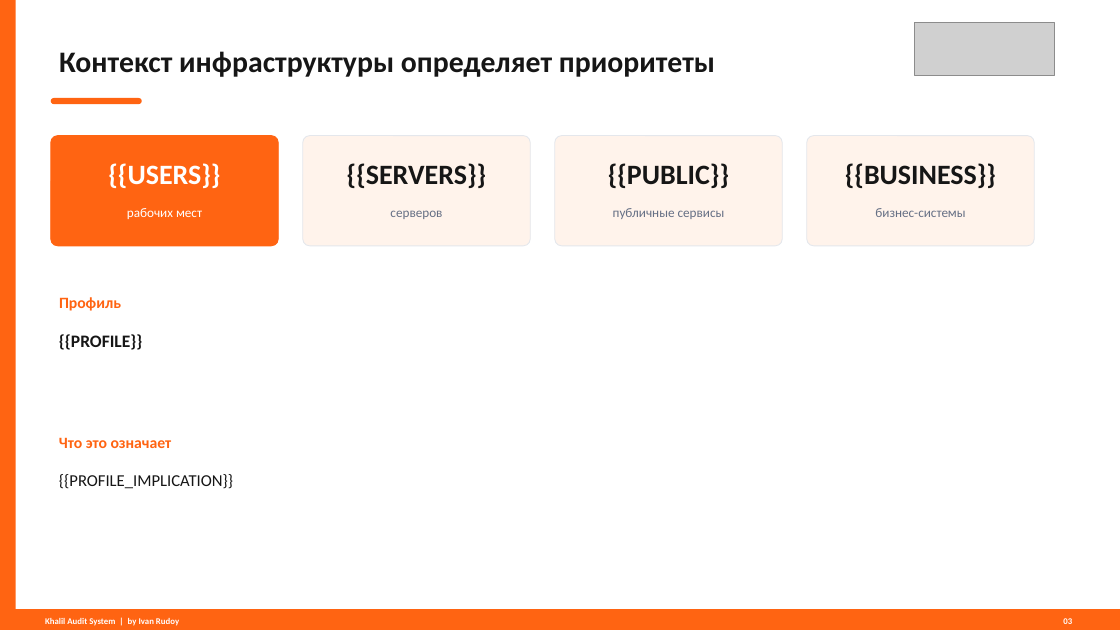
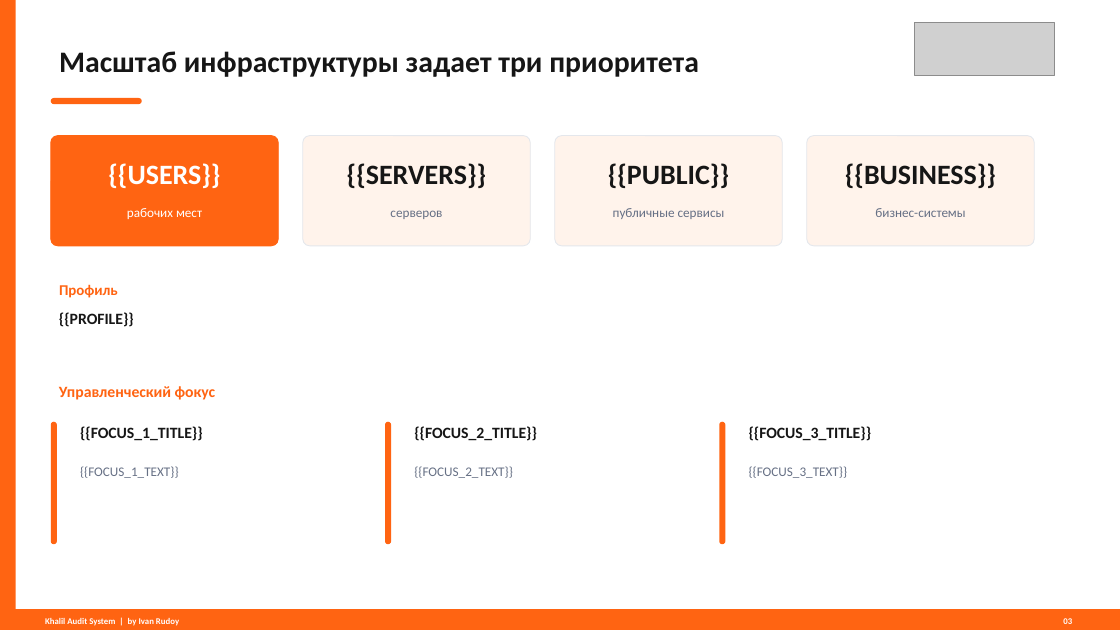
Before and after one commit to irudoy1982/Test, a slide deck: slide 3 of static/audit_presentation_khalil.pptx. Drawn at 1120x630 pixels with LibreOffice and Linux fonts; fonts in the diff are those of the drawing; grey boxes stand for pictures. Boxes give left, top, right and bottom in pixels: in the first picture for what was removed or moved away, otherwise in the second. Text is boxed around its words. In the diff, an @@ line names an element or a change of style, - is before the commit and + after.

```diff
--- a/static/audit_presentation_khalil.pptx
+++ b/static/audit_presentation_khalil.pptx
@@ text at [59, 51, 699, 77]: text changed @@
-Контекст инфраструктуры определяет приоритеты
+Масштаб инфраструктуры задает три приоритета
@@ text "Профиль": place and size @@
-text "Профиль" at [59, 297, 121, 311]
+text "Профиль" at [59, 284, 118, 298]
@@ text "Профиль" at [59, 284, 118, 298]: size 13.5 to 12.8 pt @@
@@ text "{{PROFILE}}": place and size @@
-text "{{PROFILE}}" at [59, 334, 142, 350]
+text "{{PROFILE}}" at [59, 312, 134, 327]
@@ text "{{PROFILE}}" at [59, 312, 134, 327]: size 15 to 13.5 pt @@
@@ text at [59, 386, 216, 400]: text changed @@
-Что это означает
+Управленческий фокус
@@ rounded rectangle added at [50, 422, 56, 544], fill #FF6412 @@
@@ text added at [80, 426, 203, 441], 13.5 pt, text #161616, bold @@
+{{FOCUS_1_TITLE}}
@@ rounded rectangle added at [385, 422, 391, 544], fill #FF6412 @@
@@ text added at [414, 426, 537, 441], 13.5 pt, text #161616, bold @@
+{{FOCUS_2_TITLE}}
@@ rounded rectangle added at [719, 422, 725, 544], fill #FF6412 @@
@@ text added at [749, 426, 872, 441], 13.5 pt, text #161616, bold @@
+{{FOCUS_3_TITLE}}
@@ text removed at [59, 474, 233, 489] @@
-{{PROFILE_IMPLICATION}}
@@ text added at [80, 466, 179, 478], 11.2 pt, text #667085 @@
+{{FOCUS_1_TEXT}}
@@ text added at [414, 466, 513, 478], 11.2 pt, text #667085 @@
+{{FOCUS_2_TEXT}}
@@ text added at [749, 466, 848, 478], 11.2 pt, text #667085 @@
+{{FOCUS_3_TEXT}}
```
Also in this commit, not shown: 2 other slides changed, 1 slide added, 1 slide removed, 7 other files.
